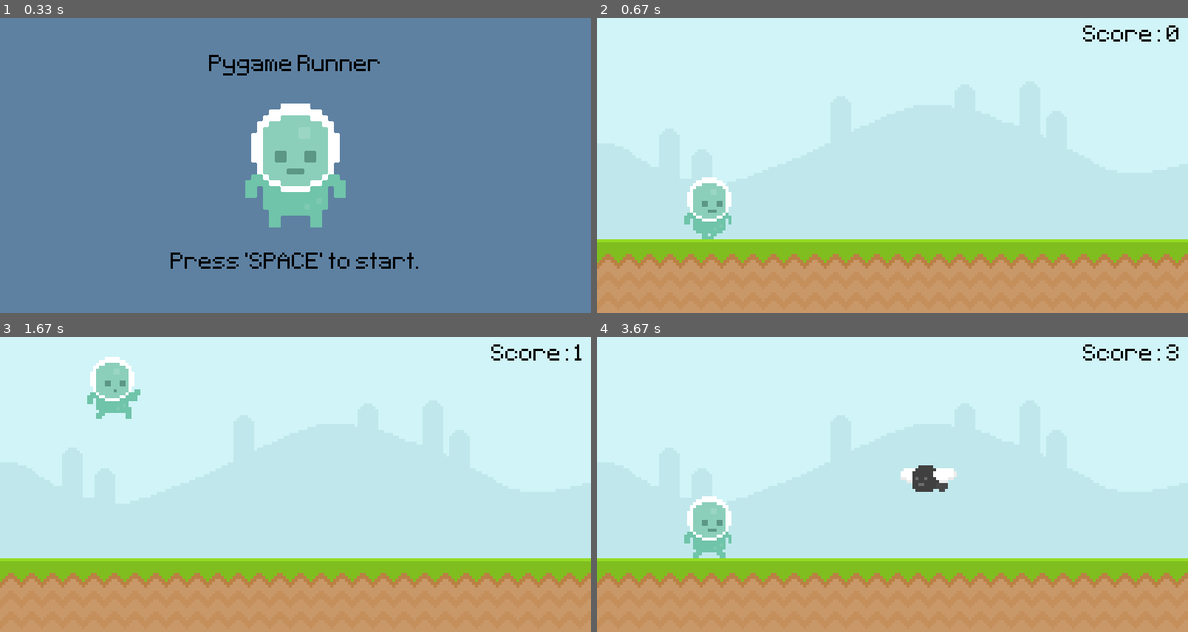
Above: before the commit, frames 1-4 (two rows, left to right).
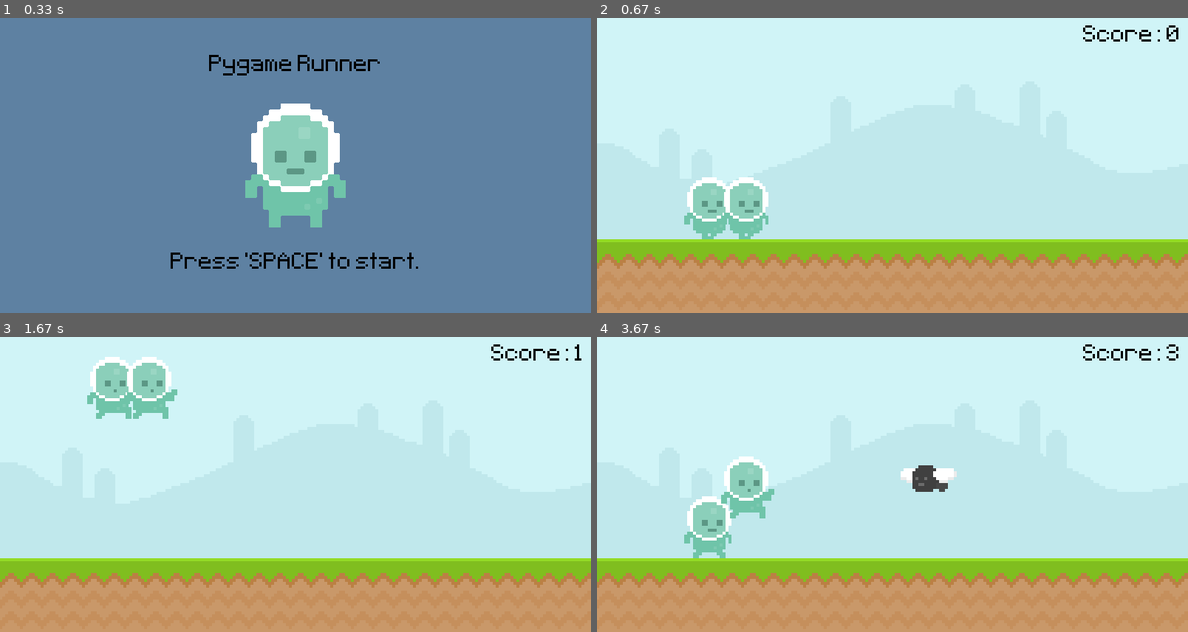
Above: after the commit, the same moments.

Repository: Zain-Khoso/pygame-runner
Game: pygame game, started from main.py
Two runs of this game, one before a commit and one after it. Both use one fixed random seed, a clock stepped at 60 frames per second and the inputs below.
Inputs (mouse positions are in pixels of both pictures, inside the frame that each line leads up to):
- Up to frame 1 (0.33 s): no input
- Up to frame 2 (0.67 s): click (892, 165) at 0.38 s
- Up to frame 3 (1.67 s): tap Space at 0.67, 1.07, 1.37 s
- Up to frame 4 (3.67 s): tap Space at 1.9, 2.2, 2.97, 3.3, 3.6 s

Frame 1 is identical in both runs. In frame 2, 1.2% of the frame differs, in the area x 21-29%, y 54-75%; in frame 3, 1.2%; in frame 4, 1.3%, in the area x 21-30%, y 40-62%.

Commit message:
new: Player Sprite

Diff:
--- a/main.py
+++ b/main.py
@@ -1,6 +1,51 @@
 from sys import exit
 from random import randint
 import pygame
+
+
+class Player(pygame.sprite.Sprite):
+    def __init__(self):
+        super().__init__()
+
+        self.gravity = 0
+        self.frame = 0
+
+        frame_1 = pygame.image.load("graphics/Player/player_walk_1.png").convert_alpha()
+        frame_2 = pygame.image.load("graphics/Player/player_walk_2.png").convert_alpha()
+        self.jump_frame = pygame.image.load("graphics/Player/jump.png").convert_alpha()
+
+        self.frames = [frame_1, frame_2]
+        self.surf = self.frames[self.frame]
+        self.rect = self.surf.get_rect(midbottom=(200, 300))
+
+    def player_input(self):
+        keys = pygame.key.get_pressed()
+
+        if keys[pygame.K_SPACE] and self.rect.bottom == 300:
+            self.gravity = -20
+
+    def apply_gravity(self):
+        self.gravity += 1
+        self.rect.y += self.gravity
+
+        if self.rect.bottom >= 300:
+            self.rect.bottom = 300
+
+    def animate(self):
+        if self.rect.bottom < 300:
+            self.image = self.jump_frame
+        else:
+            self.frame += 0.1
+
+            if self.frame >= len(self.frames):
+                self.frame = 0
+
+            self.image = self.frames[int(self.frame)]
+
+    def update(self):
+        self.player_input()
+        self.apply_gravity()
+        self.animate()
 
 
 def display_score():
@@ -81,6 +126,9 @@
 player_surf = player_walk[player_index]
 player_rect = player_surf.get_rect(midbottom=(150, 300))
 player_gravity = 0
+
+player = pygame.sprite.GroupSingle()
+player.add(Player())
 
 title_surf = font.render("Pygame Runner", False, "Black")
 title_rect = title_surf.get_rect(midtop=(400, 50))
@@ -151,6 +199,9 @@
             player_rect.bottom = 300
         player_animation()
         screen.blit(player_surf, player_rect)
+
+        player.update()
+        player.draw(screen)
 
         obsticle_rect_list = obsticle_movement(obsticle_rect_list)
 
